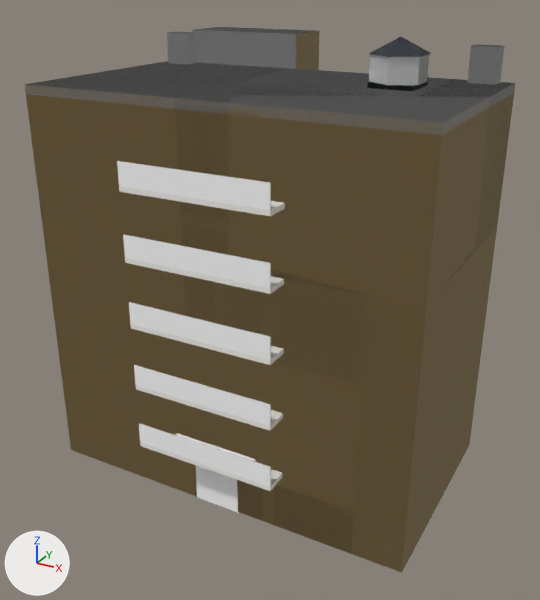
The glTF model client/public/assets/models/bld_apartment_a.glb, before and after one commit.
The view is the same before and after, from a 50 mm camera at (15.7, -29.4, 22.8) aimed at (0.0, -0.8, 8.4). The axes (+X, +Y, +Z) are drawn at lower left. The lights are the same throughout. The first picture is the older version. Vertices at exactly the same position are counted once.

In view in the first picture: 'chunk_00', 'chunk_01', 'chunk_03', 'chunk_04', 'chunk_05', 'chunk_07', 'chunk_08', 'chunk_09', 'chunk_10', 'chunk_11', 'damaged', 'intact'.
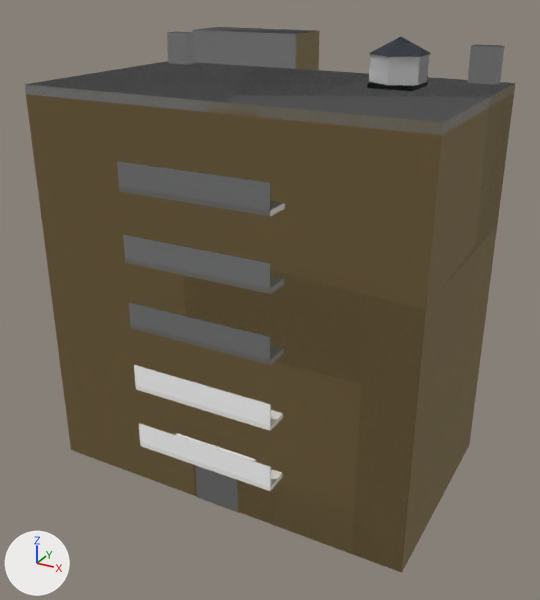
Location of each change, [x1, y1, x2, y2] in pixels of the pictures (540 x 600 px; the box of a moved part takes in the faces that stretch with it):
'damaged', reshaped: before [25, 27, 515, 571]; after [25, 30, 515, 572]
part 1 of me_damaged, moved or reshaped: before [25, 27, 513, 525]; after [25, 30, 515, 524]
'chunk_00', unchanged, uncovered by the edit: before [57, 339, 219, 495]; after [57, 339, 219, 496]

Patch to the scene script:
```diff
--- a/client/public/assets/models/bld_apartment_a.glb.py
+++ b/client/public/assets/models/bld_apartment_a.glb.py
@@ me_damaged @@
 # used by ob_damaged; location = (0.0, 0.0, 0.0)
-me_damaged.from_pydata(...)  # 152 vertices, 196 faces; spans x -9.0..9.0, y -6.9..7.2, z 0.0..20.4
+me_damaged.from_pydata(...)  # 239 vertices, 238 faces; spans x -9.0..9.0, y -7.0..7.2, z 0.0..20.4
+# me_damaged part 1
+# 32 vertices are removed from x -5.8..6.5, y -5.9..7.2, z 0.0..20.0
+# 96 faces are deleted
+# 86 vertices are added at x -9.0..6.0, y -7.0..5.8, z 0.0..18.6
+# 33 new vertices lie (6.8, 0.0, 0.0) away from vertices in x -3.4, y -7.0..-5.9, z 8.8..16.0
+# 138 new faces join them
 me_damaged.materials.append(mat_city_atlas)
```
